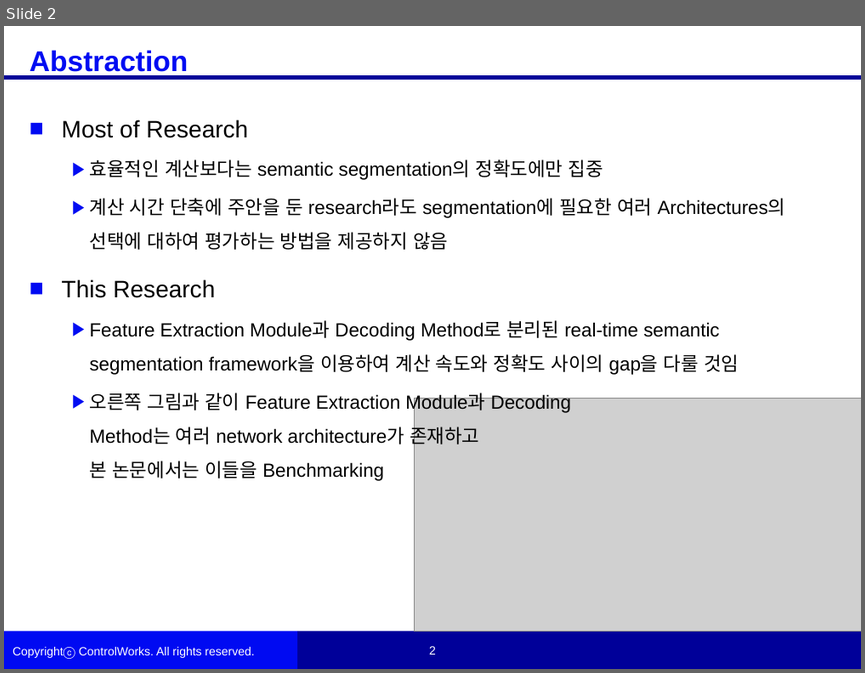
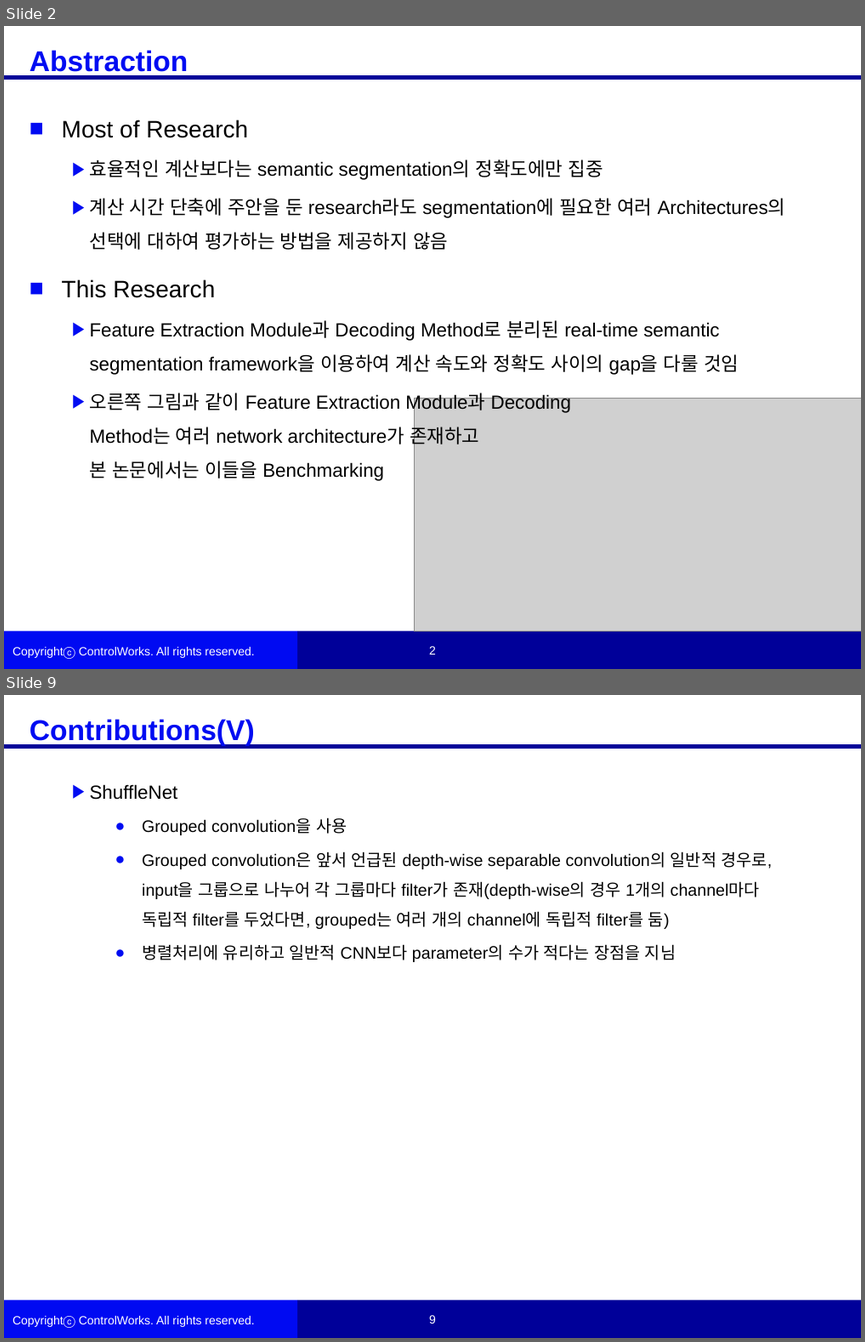
Before and after one commit to woojinKwon/deep_learning_paper, a slide deck: RTSEG_REAL-TIME SEMANTIC SEGMENTATION COMPARATIVE STUDY_논문정리.pptx. Shown one above the other, each under a label of ours: slide 2 before the commit, slides 2 and 9 after it; the slides between them are not shown. The pictures are 865x673 and 865x1342 pixels, drawn with LibreOffice and Linux fonts; fonts in the diff are those of the drawing; grey boxes stand for pictures; background and template pictures are left out. Boxes give left, top, right and bottom in pixels: in the first picture for what was removed or moved away, otherwise in the second. Text is boxed around its words. In the diff, an @@ line names an element or a change of style, - is before the commit and + after.

```diff
--- a/RTSEG_REAL-TIME SEMANTIC SEGMENTATION COMPARATIVE STUDY_논문정리.pptx
+++ b/RTSEG_REAL-TIME SEMANTIC SEGMENTATION COMPARATIVE STUDY_논문정리.pptx
@@ slide 9 added at <box>4,695,861,1338</box>, background #FFFFFF; not listed: 6 template elements that a slide beside it also shows @@
@@ text added at <box>30,719,255,746</box>, 24 pt, text #000CF2, bold @@
+Contributions(V)
@@ text added at <box>90,784,772,962</box>, 14 pt, text #000000 @@
+  ▶ ShuffleNet
+    ● Grouped convolution을 사용
+    ● Grouped convolution은 앞서 언급된 depth-wise separable convolution의 일반적 경우로, input을 그룹으로 나누어 각 그룹마다 filter가 존재(depth-wise의 경우 1개의 channel마다 독립적 filter를 두었다면, grouped는 여러 개의 channel에 독립적 filter를 둠)
+    ● 병렬처리에 유리하고 일반적 CNN보다 parameter의 수가 적다는 장점을 지님
```
Also in this commit, not shown: 4 slides changed, 4 other slides added, 5 slides removed.
